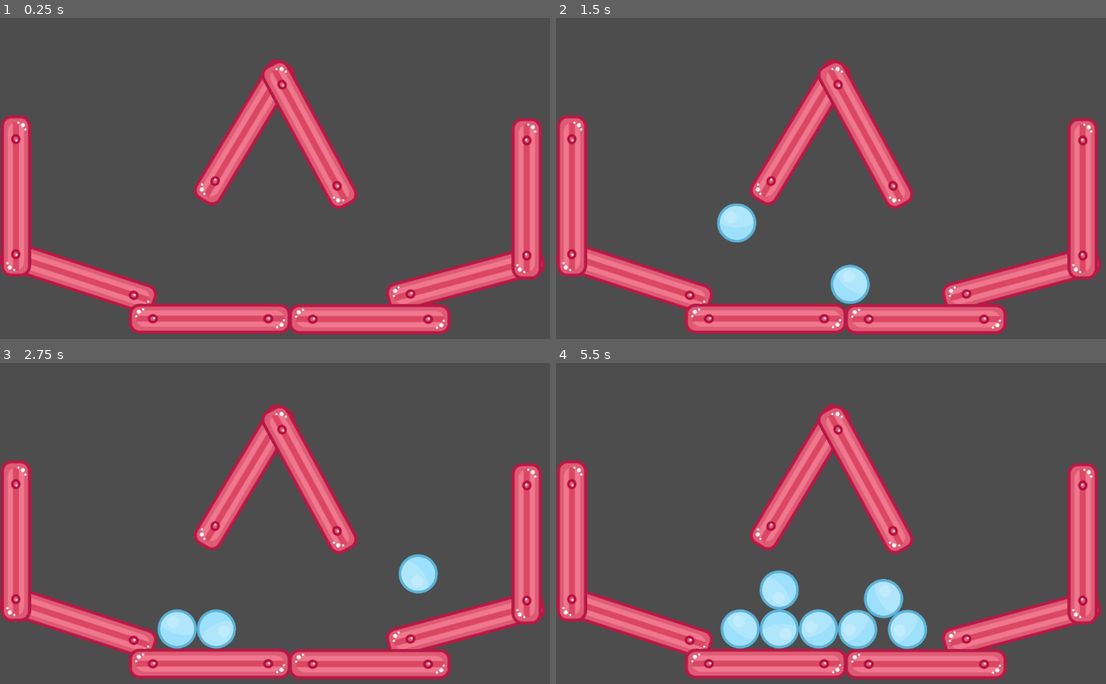
Above: before the commit, frames 1-4 (two rows, left to right).
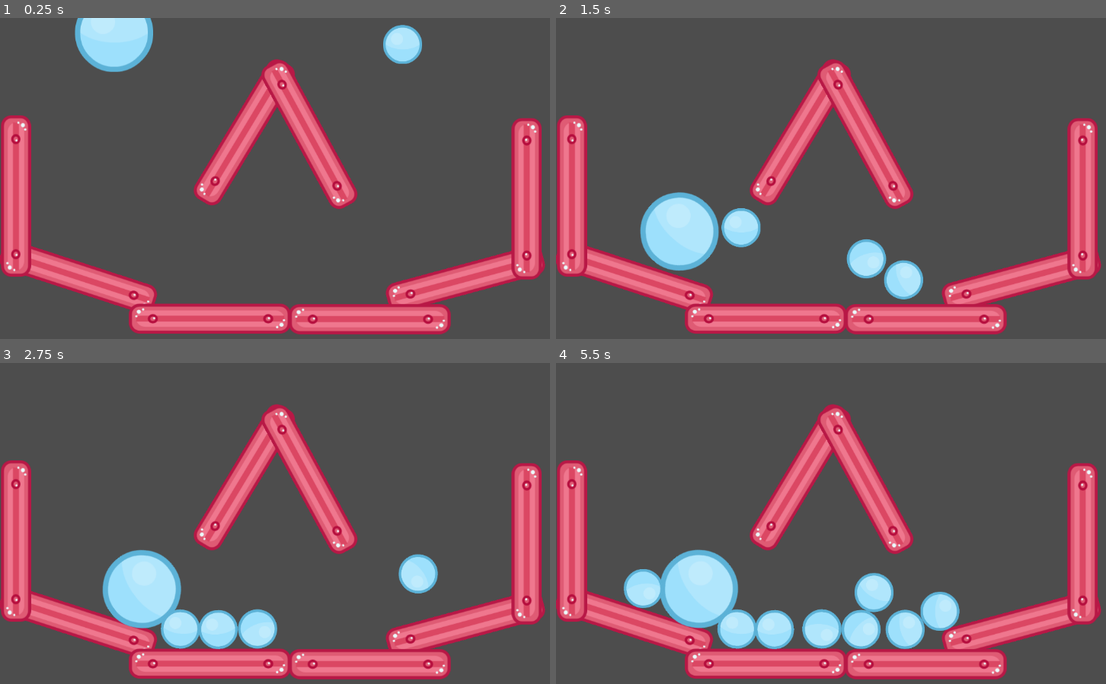
Above: after the commit, the same moments.

Repository: Halimeda/ball-tutorial-godot
Game: Godot game, scene res://Main.tscn
Same seed, same stepped clock (60 frames per second), same inputs: the game is played once before the commit and once after it.
Inputs (mouse positions are in pixels of both pictures, inside the frame that each line leads up to):
- Up to frame 1 (0.25 s): no input
- Up to frame 2 (1.5 s): move the mouse to (996, 172) at 0.52 s; press the mouse at (996, 172) at 0.53 s; move the mouse to (737, 207) at 1.27 s; release the mouse at (737, 207) at 1.28 s; click (737, 207) at 1.35 s
- Up to frame 3 (2.75 s): move the mouse to (363, 459) at 2.02 s; press the mouse at (363, 459) at 2.03 s
- Up to frame 4 (5.5 s): move the mouse to (831, 600) at 2.77 s; release the mouse at (831, 600) at 2.78 s; click (831, 600) at 2.85 s; move the mouse to (1045, 584) at 3.52 s; press the mouse at (1045, 584) at 3.53 s; move the mouse to (677, 481) at 4.27 s; release the mouse at (677, 481) at 4.28 s; click (677, 481) at 4.35 s; move the mouse to (891, 533) at 5.02 s; press the mouse at (891, 533) at 5.03 s

The runs differ from the first frame. In frame 1, 2.7% of the frame differs, in the area x 13-77%, y 0-17%; in frame 2, 5.2%; in frame 3, 3.9%; in frame 4, 7.2%, in the area x 12-74%, y 58-90%.

Commit message:
[feat]add two balls
- Add two balls size in the main scene

Diff:
--- a/Main.tscn
+++ b/Main.tscn
@@ -1,8 +1,9 @@
-[gd_scene load_steps=13 format=3 uid="uid://bc04jgq832nvc"]
+[gd_scene format=3 uid="uid://bc04jgq832nvc"]
 
-[ext_resource type="Script" path="res://Main.gd" id="1"]
+[ext_resource type="Script" uid="uid://bml21q6iedb32" path="res://Main.gd" id="1"]
 [ext_resource type="PackedScene" uid="uid://dm5jrnxmxnuof" path="res://Ball.tscn" id="2"]
 [ext_resource type="Texture2D" uid="uid://dkq1swbmmxmbq" path="res://assets/Bouncy Platform Long.png" id="3"]
+[ext_resource type="Texture2D" uid="uid://dv6rx85s1gy3i" path="res://assets/ballBlue_10.png" id="4_cm0pq"]
 
 [sub_resource type="PhysicsMaterial" id="1"]
 bounce = 0.5
@@ -32,102 +33,130 @@
 [sub_resource type="PhysicsMaterial" id="9"]
 bounce = 0.5
 
-[node name="Main" type="Node"]
+[sub_resource type="CircleShape2D" id="CircleShape2D_yie12"]
+radius = 68.0294
+
+[node name="Main" type="Node" unique_id=1144584274]
 script = ExtResource("1")
 Ball = ExtResource("2")
 
-[node name="WallContainer" type="Node" parent="."]
+[node name="WallContainer" type="Node" parent="." unique_id=1502233097]
 
-[node name="Wall2" type="StaticBody2D" parent="WallContainer"]
+[node name="Wall2" type="StaticBody2D" parent="WallContainer" unique_id=1500358955]
 position = Vector2(880.952, 495.157)
 rotation = -0.264907
 physics_material_override = SubResource("1")
 
-[node name="Sprite2D" type="Sprite2D" parent="WallContainer/Wall2"]
+[node name="Sprite2D" type="Sprite2D" parent="WallContainer/Wall2" unique_id=198651987]
 texture = ExtResource("3")
 
-[node name="CollisionShape2D" type="CollisionShape2D" parent="WallContainer/Wall2"]
+[node name="CollisionShape2D" type="CollisionShape2D" parent="WallContainer/Wall2" unique_id=1601342958]
 rotation = 1.5708
 shape = SubResource("2")
 
-[node name="Wall7" type="StaticBody2D" parent="WallContainer"]
+[node name="Wall7" type="StaticBody2D" parent="WallContainer" unique_id=1765773931]
 position = Vector2(462.444, 216.865)
 rotation = -1.02983
 physics_material_override = SubResource("3")
 
-[node name="Sprite2D" type="Sprite2D" parent="WallContainer/Wall7"]
+[node name="Sprite2D" type="Sprite2D" parent="WallContainer/Wall7" unique_id=1959274027]
 texture = ExtResource("3")
 
-[node name="CollisionShape2D" type="CollisionShape2D" parent="WallContainer/Wall7"]
+[node name="CollisionShape2D" type="CollisionShape2D" parent="WallContainer/Wall7" unique_id=609663675]
 rotation = 1.5708
 shape = SubResource("2")
 
-[node name="Wall8" type="StaticBody2D" parent="WallContainer"]
+[node name="Wall8" type="StaticBody2D" parent="WallContainer" unique_id=1771620201]
 position = Vector2(585.534, 221.147)
 rotation = 1.07416
 physics_material_override = SubResource("4")
 
-[node name="Sprite2D" type="Sprite2D" parent="WallContainer/Wall8"]
+[node name="Sprite2D" type="Sprite2D" parent="WallContainer/Wall8" unique_id=1783993737]
 texture = ExtResource("3")
 
-[node name="CollisionShape2D" type="CollisionShape2D" parent="WallContainer/Wall8"]
+[node name="CollisionShape2D" type="CollisionShape2D" parent="WallContainer/Wall8" unique_id=25760329]
 rotation = 1.5708
 shape = SubResource("2")
 
-[node name="Wall4" type="StaticBody2D" parent="WallContainer"]
+[node name="Wall4" type="StaticBody2D" parent="WallContainer" unique_id=603050714]
 position = Vector2(996.874, 342.897)
 rotation = -1.5708
 physics_material_override = SubResource("5")
 
-[node name="Sprite2D" type="Sprite2D" parent="WallContainer/Wall4"]
+[node name="Sprite2D" type="Sprite2D" parent="WallContainer/Wall4" unique_id=1891454199]
 texture = ExtResource("3")
 
-[node name="CollisionShape2D" type="CollisionShape2D" parent="WallContainer/Wall4"]
+[node name="CollisionShape2D" type="CollisionShape2D" parent="WallContainer/Wall4" unique_id=1374707539]
 rotation = 1.5708
 shape = SubResource("2")
 
-[node name="Wall1" type="StaticBody2D" parent="WallContainer"]
+[node name="Wall1" type="StaticBody2D" parent="WallContainer" unique_id=87439520]
 position = Vector2(148.047, 491.522)
 rotation = 0.315662
 physics_material_override = SubResource("6")
 
-[node name="Sprite2D" type="Sprite2D" parent="WallContainer/Wall1"]
+[node name="Sprite2D" type="Sprite2D" parent="WallContainer/Wall1" unique_id=440273687]
 texture = ExtResource("3")
 
-[node name="CollisionShape2D" type="CollisionShape2D" parent="WallContainer/Wall1"]
+[node name="CollisionShape2D" type="CollisionShape2D" parent="WallContainer/Wall1" unique_id=1796997694]
 rotation = 1.5708
 shape = SubResource("2")
 
-[node name="Wall5" type="StaticBody2D" parent="WallContainer"]
+[node name="Wall5" type="StaticBody2D" parent="WallContainer" unique_id=470607323]
 position = Vector2(30.2087, 337.685)
 rotation = 1.5708
 physics_material_override = SubResource("7")
 
-[node name="Sprite2D" type="Sprite2D" parent="WallContainer/Wall5"]
+[node name="Sprite2D" type="Sprite2D" parent="WallContainer/Wall5" unique_id=513256303]
 texture = ExtResource("3")
 
-[node name="CollisionShape2D" type="CollisionShape2D" parent="WallContainer/Wall5"]
+[node name="CollisionShape2D" type="CollisionShape2D" parent="WallContainer/Wall5" unique_id=577659715]
 rotation = 1.5708
 shape = SubResource("2")
 
-[node name="Wall3" type="StaticBody2D" parent="WallContainer"]
+[node name="Wall3" type="StaticBody2D" parent="WallContainer" unique_id=126325234]
 position = Vector2(397.133, 570.384)
 physics_material_override = SubResource("8")
 
-[node name="Sprite2D" type="Sprite2D" parent="WallContainer/Wall3"]
+[node name="Sprite2D" type="Sprite2D" parent="WallContainer/Wall3" unique_id=533634025]
 texture = ExtResource("3")
 
-[node name="CollisionShape2D" type="CollisionShape2D" parent="WallContainer/Wall3"]
+[node name="CollisionShape2D" type="CollisionShape2D" parent="WallContainer/Wall3" unique_id=858839392]
 rotation = 1.5708
 shape = SubResource("2")
 
-[node name="Wall6" type="StaticBody2D" parent="WallContainer"]
+[node name="Wall6" type="StaticBody2D" parent="WallContainer" unique_id=1647407770]
 position = Vector2(699.667, 571.226)
 physics_material_override = SubResource("9")
 
-[node name="Sprite2D" type="Sprite2D" parent="WallContainer/Wall6"]
+[node name="Sprite2D" type="Sprite2D" parent="WallContainer/Wall6" unique_id=1651460742]
 texture = ExtResource("3")
 
-[node name="CollisionShape2D" type="CollisionShape2D" parent="WallContainer/Wall6"]
+[node name="CollisionShape2D" type="CollisionShape2D" parent="WallContainer/Wall6" unique_id=121290947]
 rotation = 1.5708
 shape = SubResource("2")
+
+[node name="BallContainer" type="Node" parent="." unique_id=720617870]
+
+[node name="Ball 1" type="RigidBody2D" parent="BallContainer" unique_id=484453339]
+position = Vector2(216, 0)
+
+[node name="CollisionShape2D" type="CollisionShape2D" parent="BallContainer/Ball 1" unique_id=744826613]
+shape = SubResource("CircleShape2D_yie12")
+
+[node name="Sprite2D" type="Sprite2D" parent="BallContainer/Ball 1" unique_id=1898126503]
+texture = ExtResource("4_cm0pq")
+
+[node name="Ball 2" type="RigidBody2D" parent="BallContainer" unique_id=2102450142]
+position = Vector2(790, -380)
+scale = Vector2(0.5, 0.5)
+
+[node name="CollisionShape2D" type="CollisionShape2D" parent="BallContainer/Ball 2" unique_id=148323096]
+position = Vector2(-28, 404)
+scale = Vector2(0.5, 0.5)
+shape = SubResource("CircleShape2D_yie12")
+
+[node name="Sprite2D" type="Sprite2D" parent="BallContainer/Ball 2" unique_id=2110017085]
+position = Vector2(-28, 402)
+scale = Vector2(0.5, 0.5)
+texture = ExtResource("4_cm0pq")
